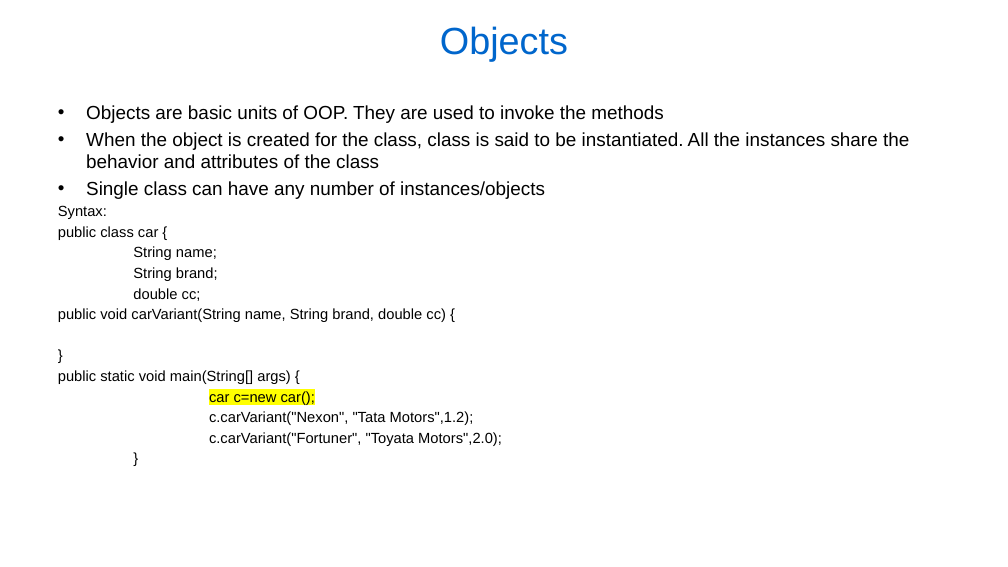
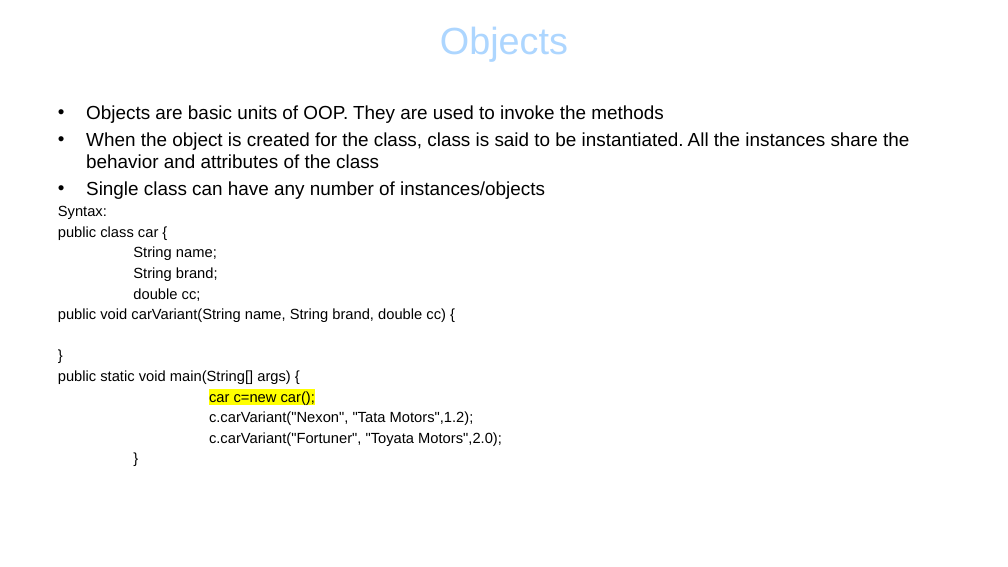
Before and after one commit to lanceqa81/Notes, a slide deck: slide 3 of Java_Basics.pptx. Drawn at 1008x567 pixels with LibreOffice and Linux fonts; fonts in the diff are those of the drawing; background and template pictures are left out. Boxes give left, top, right and bottom in pixels: in the first picture for what was removed or moved away, otherwise in the second. Text is boxed around its words. In the diff, an @@ line names an element or a change of style, - is before the commit and + after.

```diff
--- a/Java_Basics.pptx
+++ b/Java_Basics.pptx
@@ title "Objects" at box(440, 27, 568, 62): text colour #0066CC to #ADD6FF, letter outline none to #3399FF 1.75 pt @@
```
Also in this commit, not shown: 2 other slides changed, 1 slide added.
